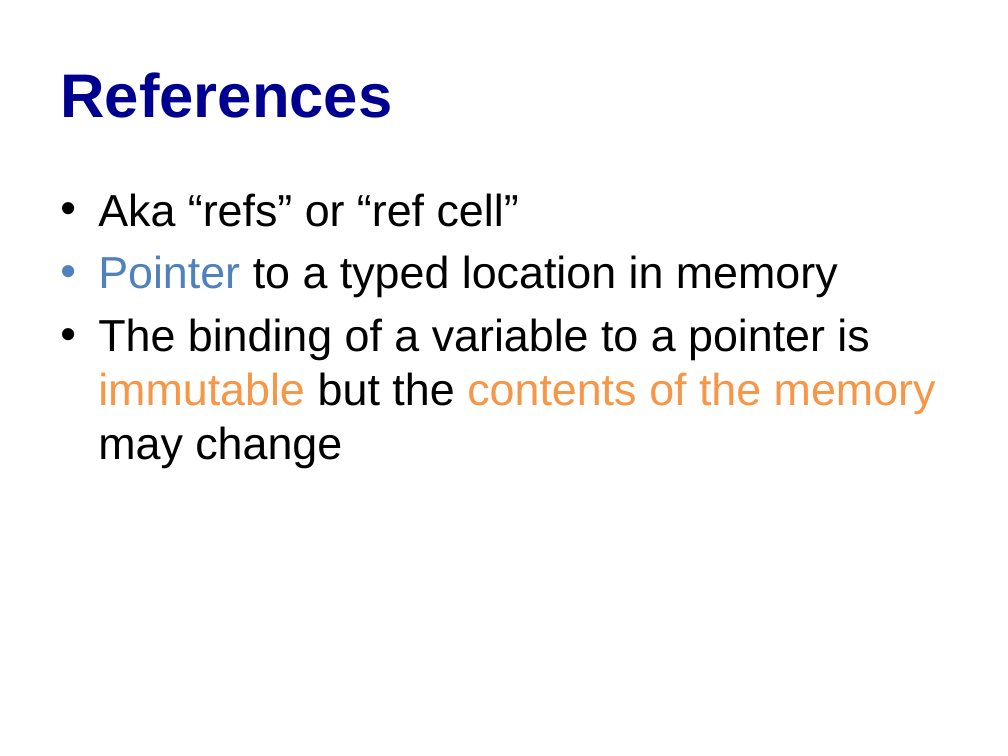
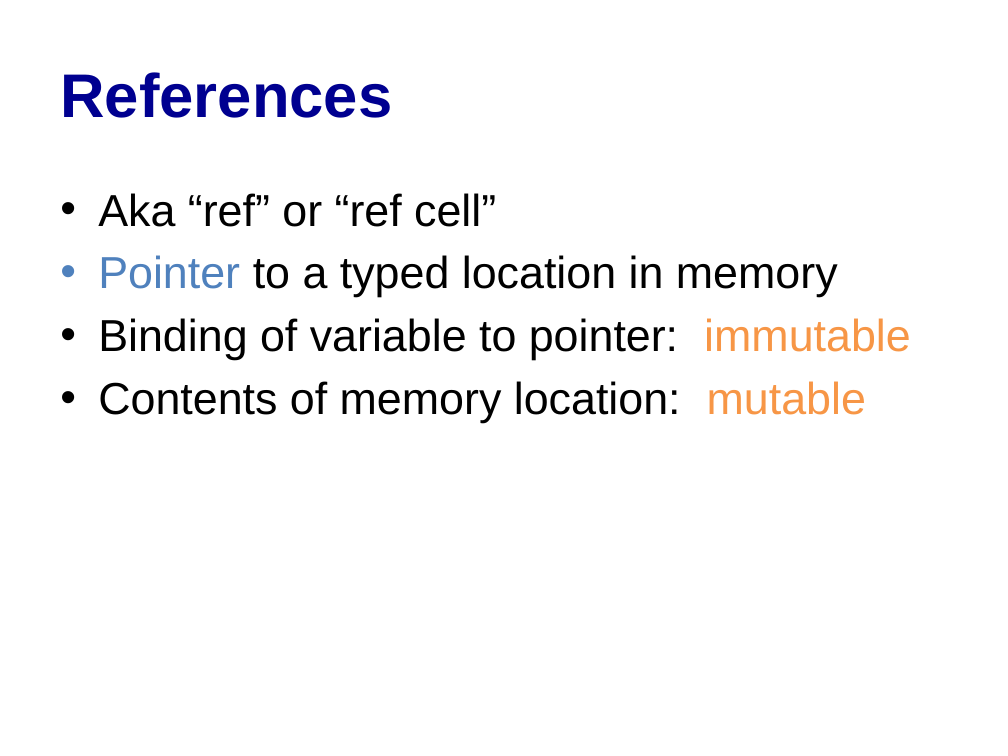
Before and after one commit to cs3110/materials-2019fa, a slide deck: slide 5 of 12-mutable/lec.pptx. Drawn at 1008x756 pixels with LibreOffice and Linux fonts; fonts in the diff are those of the drawing. Boxes give left, top, right and bottom in pixels: in the first picture for what was removed or moved away, otherwise in the second. Text is boxed around its words. In the diff, an @@ line names an element or a change of style, - is before the commit and + after.

```diff
--- a/12-mutable/lec.pptx
+++ b/12-mutable/lec.pptx
@@ text at (98, 193, 496, 227): text changed @@
-• Aka “refs” or “ref cell”
+• Aka “ref” or “ref cell”
@@ text at (98, 318, 911, 423): text changed @@
-• The binding of a variable to a pointer is immutable but the contents of the memory may change
+• Binding of variable to pointer: immutable
+• Contents of memory location: mutable
```
Also in this commit, not shown: 2 other slides changed, 1 slide added, 1 other file.
